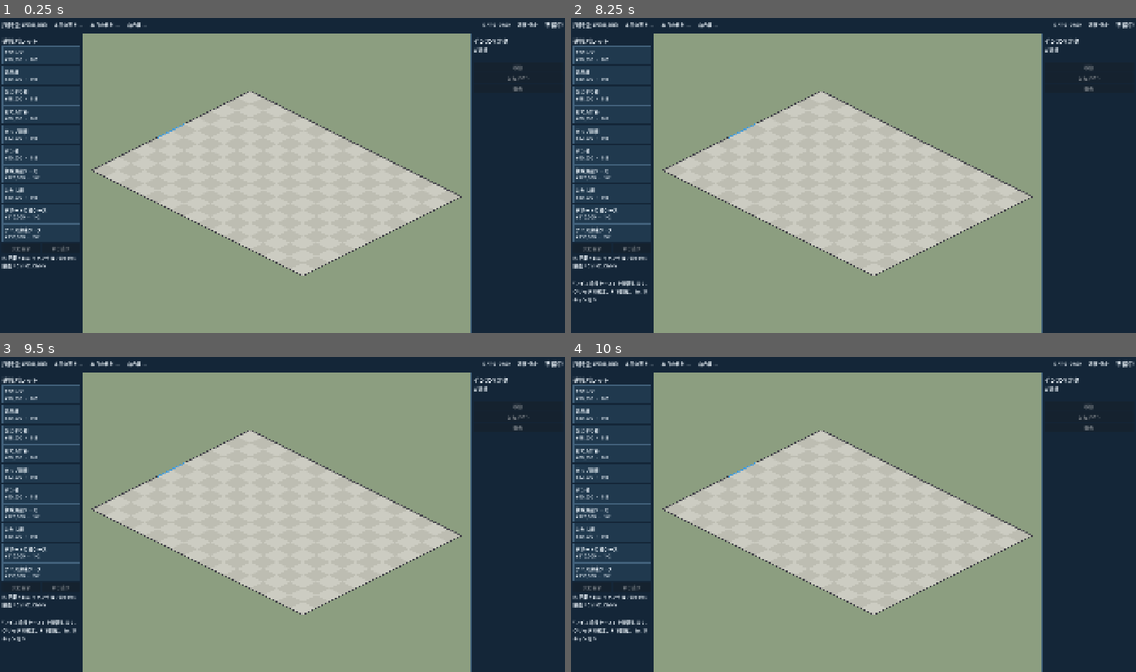
Above: before the commit, frames 1-4 (two rows, left to right).
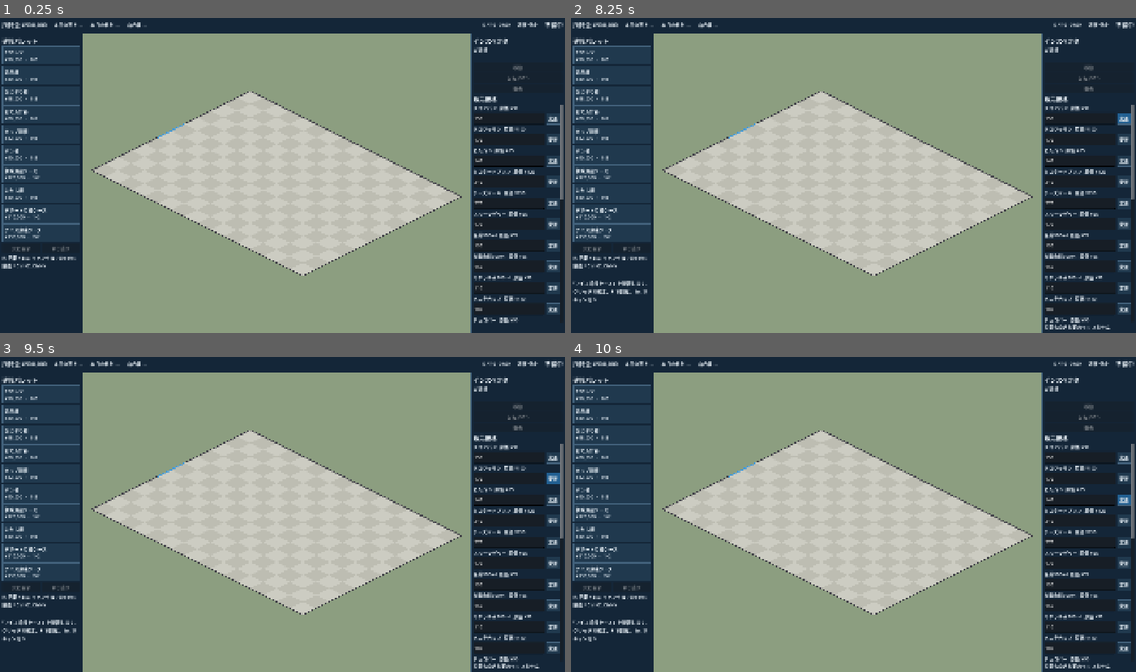
Above: after the commit, the same moments.

Repository: yn217/Convenience_store_Sim
Game: Godot game, scene res://scenes/main/Main.tscn
Same seed, same stepped clock (60 frames per second), same inputs: the game is played once before the commit and once after it.
Inputs (mouse positions are in pixels of both pictures, inside the frame that each line leads up to):
- Up to frame 1 (0.25 s): no input
- Up to frame 2 (8.25 s): click "POSレジ ¥90,000 ・ 1×2" at 0.5 s; click "汎用棚 ¥40,000 ・ 1×2" at 1.25 s; click "おにぎり棚 ¥45,000 ・ 1×2" at 2 s; click "おでん什器 ¥60,000 ・ 1×1" at 2.75 s; click "カップ麺棚 ¥42,000 ・ 1×2" at 3.5 s; click "パン棚 ¥40,000 ・ 1×2" at 4.25 s; click "飲料冷蔵ケース ¥120,000 ・ 1×2" at 5 s; click "おかし棚 ¥40,000 ・ 1×2" at 5.75 s; click "デザート冷蔵ケース ¥110,000 ・ 1×2" at 6.5 s; click "アイス冷凍ケース ¥130,000 ・ 2×2" at 7.25 s; click (1124, 118) at 8 s, where only the run after the commit has a clickable "変更"
- Up to frame 3 (9.5 s): click (553, 479) at 8.75 s, where only the run after the commit has a clickable "変更"
- Up to frame 4 (10 s): click (1124, 498) at 9.5 s, where only the run after the commit has a clickable "変更"

The runs differ from the first frame. In frame 1, 1.9% of the frame differs, in the area x 83-100%, y 24-97%; in frame 2, 2.1%; in frame 3, 2.1%, in the area x 83-100%, y 24-99%; in frame 4, 2.0%.

Commit message:
Add SET_PRICE, price overrides and price editor UI (#10)
Co-Authored-By: Claude Sonnet 5.5 <noreply@anthropic.com>

Diff:
--- a/scenes/main/Main.tscn
+++ b/scenes/main/Main.tscn
@@ -1,10 +1,11 @@
-[gd_scene load_steps=6 format=3]
+[gd_scene load_steps=7 format=3]
 
 [ext_resource type="Script" path="res://scripts/application/app_root.gd" id="1"]
 [ext_resource type="PackedScene" path="res://scenes/store/StoreWorld.tscn" id="2"]
 [ext_resource type="Script" path="res://scripts/presentation/main_layout.gd" id="3"]
 [ext_resource type="Script" path="res://scripts/presentation/game_hud.gd" id="4"]
 [ext_resource type="Script" path="res://scripts/presentation/build_controller.gd" id="5"]
+[ext_resource type="Script" path="res://scripts/presentation/price_controller.gd" id="6"]
 
 [node name="Main" type="Control"]
 layout_mode = 3
@@ -176,5 +177,8 @@
 [node name="BuildController" type="Node" parent="."]
 script = ExtResource("5")
 
+[node name="PriceController" type="Node" parent="."]
+script = ExtResource("6")
+
 [node name="AppRoot" type="Node" parent="."]
 script = ExtResource("1")
--- a/scripts/application/app_root.gd
+++ b/scripts/application/app_root.gd
@@ -35,6 +35,9 @@
 	var builder := get_node_or_null("../BuildController")
 	if builder != null and world != null:
 		builder.setup(self, world, fixtures)
+	var pricer := get_node_or_null("../PriceController")
+	if pricer != null:
+		pricer.setup(self, products)
 	_publish_snapshot()
 
 
@@ -84,6 +87,9 @@
 	var builder := get_node_or_null("../BuildController")
 	if builder != null and builder.has_method("apply_snapshot") and builder.is_node_ready():
 		builder.apply_snapshot(snap)
+	var pricer := get_node_or_null("../PriceController")
+	if pricer != null and pricer.has_method("apply_snapshot") and pricer.is_node_ready() and pricer.get("_products") != null:
+		pricer.apply_snapshot(snap)
 	var hud := get_node_or_null("../Layout/TopHUD")
 	if hud != null and hud.has_method("apply_snapshot"):
 		hud.apply_snapshot(snap)
--- a/scripts/application/game_commands.gd
+++ b/scripts/application/game_commands.gd
@@ -1,13 +1,16 @@
 class_name GameCommands
 extends RefCounted
 ## CommandBus entry point (08 §1.1, §2). Runs in the command phase, so it works while the
-## game clock is stopped (speed 0). Implemented: SET_SPEED and the layout commands
+## game clock is stopped (speed 0). Implemented: SET_SPEED, SET_PRICE and the layout commands
 ## PLACE/MOVE/REMOVE_FIXTURE + UNDO/REDO_LAYOUT. Other kinds return INVALID_OPERATION until
 ## their Issues land. Every command validates first and mutates only when it cannot fail.
 
 const LAYOUT_KINDS: Array[StringName] = [
 	&"PLACE_FIXTURE", &"MOVE_FIXTURE", &"REMOVE_FIXTURE", &"UNDO_LAYOUT", &"REDO_LAYOUT",
 ]
+
+## Sanity ceiling for a typed price; the spec only fixes the lower bound (>= 1).
+const MAX_PRICE_YEN := 99999
 
 var _state: GameState
 
@@ -43,6 +46,8 @@
 			result = _move(command_id, command)
 		&"REMOVE_FIXTURE":
 			result = _remove(command_id, command)
+		&"SET_PRICE":
+			result = _set_price(command_id, command)
 		&"UNDO_LAYOUT":
 			result = _undo(command_id)
 		&"REDO_LAYOUT":
@@ -100,6 +105,27 @@
 		_state.last_nonzero_speed = speed
 	var events: Array[String] = ["%s:SPEED_CHANGED" % command_id]
 	return _commit(command_id, events)
+
+
+# ---------------------------------------------------------------- SET_PRICE
+
+## Allowed in every business state. Only the override map changes: lot costs, open
+## reservations and ledger rows keep the price they were snapshotted with (03).
+func _set_price(command_id: String, command: Dictionary) -> CommandResult:
+	var sku_id = command.get("sku_id")
+	var price = command.get("price_yen")
+	if typeof(sku_id) != TYPE_STRING or not _state.products.has_sku(sku_id):
+		return _fail(&"INVALID_OPERATION", &"sku_unknown")
+	if not _is_int(price) or price < 1 or price > MAX_PRICE_YEN:
+		return _fail(&"INVALID_OPERATION", &"price_invalid")
+	if price == _state.sell_price(sku_id):
+		return _fail(&"INVALID_OPERATION", &"no_change")
+	if price == int(_state.products.get_sku(sku_id)["default_sell_price_yen"]):
+		_state.product_price_overrides.erase(sku_id)
+	else:
+		_state.product_price_overrides[sku_id] = price
+	var events: Array[String] = ["%s:SKU_PRICE_CHANGED" % command_id]
+	return _commit(command_id, events, {"sku_id": sku_id, "price_yen": price})
 
 
 # ---------------------------------------------------------------- PLACE / MOVE / REMOVE
--- a/scripts/application/game_state.gd
+++ b/scripts/application/game_state.gd
@@ -30,6 +30,9 @@
 var inventory_segments: Array[Dictionary] = []
 var reservations: Array[Dictionary] = []
 var next_fixture_seq: int = 0
+## Player sell prices that differ from the SKU default {sku_id: yen}. Never touches lot costs
+## or already snapshotted reservations/ledger rows.
+var product_price_overrides: Dictionary = {}
 
 var store_width: int:
 	get: return grid.width
@@ -54,6 +57,12 @@
 	return s
 
 
+func sell_price(sku_id: String) -> int:
+	if product_price_overrides.has(sku_id):
+		return int(product_price_overrides[sku_id])
+	return int(products.get_sku(sku_id).get("default_sell_price_yen", 0))
+
+
 func snapshot() -> Dictionary:
 	var ids := grid.instances.keys()
 	ids.sort()
@@ -71,6 +80,7 @@
 		"store_height": grid.height,
 		"entrance_tiles": grid.entrance_tiles.duplicate(),
 		"fixtures": placed,
+		"product_price_overrides": product_price_overrides.duplicate(),
 		"shelf_stock": ShelfDisplay.stock_by_slot(inventory_segments),
 		"can_undo": layout_history.can_undo(),
 		"can_redo": layout_history.can_redo(),
--- a/scripts/domain/fixture_catalog.gd
+++ b/scripts/domain/fixture_catalog.gd
@@ -47,6 +47,14 @@
 
 func get_type(type_id: String) -> Dictionary:
 	return types.get(type_id, {})
+
+
+## Can `slot_id` of fixture `type_id` hold this SKU? Category must be allowed and one unit must fit.
+func slot_accepts(type_id: String, slot_id: String, sku: Dictionary) -> bool:
+	for slot in get_type(type_id).get("shelf_slots", []):
+		if slot["slot_id"] == slot_id:
+			return slot["allowed_categories"].has(sku["category"]) and int(slot["capacity_units"]) >= int(sku["slot_units"])
+	return false
 
 
 ## Cross-reference check: every product category must be storable in some fixture
--- a/scripts/presentation/command_messages.gd
+++ b/scripts/presentation/command_messages.gd
@@ -18,6 +18,8 @@
 	&"nothing_to_redo": "やり直す操作がありません",
 	&"no_change": "位置も向きも変わっていません",
 	&"unknown_instance": "対象の什器が見つかりません",
+	&"sku_unknown": "その商品は存在しません",
+	&"price_invalid": "価格は1〜99,999円の整数で入力してください",
 	&"unknown_type_or_rotation": "什器の種類または向きが不正です",
 }
 const BY_CODE := {
--- /dev/null
+++ b/scripts/presentation/price_controller.gd
@@ -0,0 +1,95 @@
+class_name PriceController
+extends Node
+## Sell-price editor (#10): one row per SKU in the inspector. Presentation only; it sends
+## SET_PRICE through AppRoot and never edits GameState. Typed input is parsed here so that
+## obviously malformed text (negative, decimal, letters) never becomes a command.
+
+const MAX_DIGITS := 6
+
+var _app: Node
+var _products: ProductCatalog
+var _rows: Dictionary = {}
+var _status: Label
+var _seq: int = 0
+
+@onready var _body: VBoxContainer = $"../Layout/MainArea/FixtureInspector/Body"
+
+
+## Typed text -> price in yen, or -1 when it is not a plain positive integer.
+static func parse_price_text(text: String) -> int:
+	var t := text.strip_edges().replace(",", "").replace("¥", "")
+	if t.is_empty() or t.length() > MAX_DIGITS or not t.is_valid_int() or t.begins_with("+") or t.begins_with("-"):
+		return -1
+	return maxi(t.to_int(), -1)
+
+
+func setup(app: Node, products: ProductCatalog) -> void:
+	_app = app
+	_products = products
+	var title := Label.new()
+	title.text = "販売価格"
+	title.add_theme_font_size_override("font_size", 20)
+	_body.add_child(title)
+	var scroll := ScrollContainer.new()
+	scroll.size_flags_vertical = Control.SIZE_EXPAND_FILL
+	scroll.custom_minimum_size = Vector2(0, 120)
+	scroll.horizontal_scroll_mode = ScrollContainer.SCROLL_MODE_DISABLED
+	_body.add_child(scroll)
+	var list := VBoxContainer.new()
+	list.size_flags_horizontal = Control.SIZE_EXPAND_FILL
+	scroll.add_child(list)
+	var ids := products.skus.keys()
+	ids.sort()
+	for sku_id in ids:
+		var sku := products.get_sku(sku_id)
+		var name_label := Label.new()
+		name_label.text = "%s  原価 %s" % [sku["display_name"], GameHud.format_yen(sku["purchase_cost_yen"])]
+		name_label.clip_text = true
+		list.add_child(name_label)
+		var row := HBoxContainer.new()
+		var edit := LineEdit.new()
+		edit.size_flags_horizontal = Control.SIZE_EXPAND_FILL
+		edit.text = str(sku["default_sell_price_yen"])
+		edit.select_all_on_focus = true
+		var apply := Button.new()
+		apply.text = "変更"
+		apply.pressed.connect(submit.bind(sku_id, edit))
+		edit.text_submitted.connect(func(_t): submit(sku_id, edit))
+		row.add_child(edit)
+		row.add_child(apply)
+		list.add_child(row)
+		_rows[sku_id] = edit
+	_status = Label.new()
+	_status.autowrap_mode = TextServer.AUTOWRAP_WORD_SMART
+	_body.add_child(_status)
+
+
+func apply_snapshot(snap: Dictionary) -> void:
+	var overrides: Dictionary = snap.get("product_price_overrides", {})
+	for sku_id in _rows:
+		var edit: LineEdit = _rows[sku_id]
+		if edit.has_focus():
+			continue
+		var price: int = int(overrides.get(sku_id, _products.get_sku(sku_id)["default_sell_price_yen"]))
+		edit.text = str(price)
+
+
+func submit(sku_id: String, edit: LineEdit) -> CommandResult:
+	var price := parse_price_text(edit.text)
+	if price < 1:
+		_status.text = CommandMessages.text(&"INVALID_OPERATION", &"price_invalid")
+		_reset(sku_id, edit)
+		return CommandResult.failure(&"INVALID_OPERATION", 0, &"price_invalid")
+	_seq += 1
+	var r: CommandResult = _app.run_command({
+		"command_id": "ui_price_%d" % _seq, "kind": &"SET_PRICE", "sku_id": sku_id, "price_yen": price,
+	})
+	_status.text = "" if r.ok else CommandMessages.text(r.code, r.message_key)
+	if not r.ok:
+		_reset(sku_id, edit)
+	return r
+
+
+func _reset(sku_id: String, edit: LineEdit) -> void:
+	var snap: Dictionary = _app.state.snapshot()
+	edit.text = str(int(snap["product_price_overrides"].get(sku_id, _products.get_sku(sku_id)["default_sell_price_yen"])))
--- /dev/null
+++ b/tests/scene/test_price_ui.gd
@@ -0,0 +1,31 @@
+extends RefCounted
+## Issue #10: price editor in the inspector sends SET_PRICE and rejects malformed input.
+
+
+func test_parse_price_text(t, _tree) -> void:
+	t.eq(PriceController.parse_price_text("180"), 180)
+	t.eq(PriceController.parse_price_text(" ¥1,200 "), 1200)
+	for bad in ["", "abc", "-5", "+5", "1.5", "0", "1234567", "１２"]:
+		t.ok(PriceController.parse_price_text(bad) < 1, "rejects '%s'" % bad)
+
+
+func test_editing_a_price_changes_state_and_shows_errors(t, tree) -> void:
+	var main: Node = load("res://scenes/main/Main.tscn").instantiate()
+	tree.root.add_child(main)
+	await tree.process_frame
+	var pc: Node = main.get_node("PriceController")
+	var app: Node = main.get_node("AppRoot")
+	t.eq(pc._rows.size(), 24, "one row per SKU")
+	var edit: LineEdit = pc._rows["rice_001"]
+	t.eq(edit.text, "150")
+	edit.text = "175"
+	t.ok(pc.submit("rice_001", edit).ok)
+	t.eq(app.state.sell_price("rice_001"), 175)
+	edit.text = "-3"
+	var r: CommandResult = pc.submit("rice_001", edit)
+	t.ok(not r.ok)
+	t.eq(app.state.sell_price("rice_001"), 175, "bad input changes nothing")
+	t.eq(edit.text, "175", "field restored to the real price")
+	t.eq(pc._status.text, CommandMessages.text(&"INVALID_OPERATION", &"price_invalid"))
+	main.queue_free()
+	await tree.process_frame
--- /dev/null
+++ b/tests/unit/test_set_price.gd
@@ -0,0 +1,105 @@
+extends RefCounted
+## Issue #10: SET_PRICE (08 §2), price overrides never touch lots or snapshotted sales,
+## and SKU <-> fixture slot category compatibility.
+
+const Seeds := preload("res://tests/support/test_seeds.gd")
+var _n := 0
+
+
+func _state() -> GameState:
+	var balance = JSON.parse_string(FileAccess.get_file_as_string("res://data/balance/mvp_v1.json"))
+	var fx := FixtureCatalog.from_json_text(FileAccess.get_file_as_string("res://data/fixtures/mvp_v1.json"))
+	var pr := ProductCatalog.from_json_text(FileAccess.get_file_as_string("res://data/products/mvp_v1.json"))
+	return GameState.from_balance(balance, Seeds.SEEDS, fx, pr)
+
+
+func _price(cmds: GameCommands, sku: Variant, price: Variant) -> CommandResult:
+	_n += 1
+	return cmds.execute({"command_id": "p%d" % _n, "kind": &"SET_PRICE", "sku_id": sku, "price_yen": price})
+
+
+func test_price_change_updates_override_and_revision(t, _tree) -> void:
+	var s := _state()
+	var cmds := GameCommands.new(s)
+	t.eq(s.sell_price("rice_001"), 150, "default price")
+	var r := _price(cmds, "rice_001", 180)
+	t.ok(r.ok, "accepted")
+	t.eq(r.new_revision, 1)
+	t.eq(r.event_ids.size(), 1)
+	t.ok(r.event_ids[0].ends_with("SKU_PRICE_CHANGED"))
+	t.eq(s.sell_price("rice_001"), 180)
+	t.eq(s.snapshot()["product_price_overrides"], {"rice_001": 180})
+	t.eq(s.products.get_sku("rice_001")["default_sell_price_yen"], 150, "master untouched")
+	_price(cmds, "rice_001", 150)
+	t.eq(s.product_price_overrides.size(), 0, "returning to the default drops the override")
+
+
+func test_invalid_prices_are_rejected_without_state_change(t, _tree) -> void:
+	var s := _state()
+	var cmds := GameCommands.new(s)
+	for bad in [0, -1, -500, 100000, 1.5, "200", null, true]:
+		var r := _price(cmds, "rice_001", bad)
+		t.ok(not r.ok, "rejects %s" % str(bad))
+		t.eq(r.code, &"INVALID_OPERATION")
+		t.eq(r.message_key, &"price_invalid", "message for %s" % str(bad))
+	t.eq(_price(cmds, "no_such_sku", 100).message_key, &"sku_unknown")
+	t.eq(_price(cmds, 5, 100).message_key, &"sku_unknown")
+	t.eq(_price(cmds, "rice_001", 150).message_key, &"no_change", "same as current price")
+	t.eq(s.revision, 0, "failures never change the revision")
+	t.eq(s.product_price_overrides.size(), 0)
+
+
+func test_same_command_id_is_idempotent(t, _tree) -> void:
+	var s := _state()
+	var cmds := GameCommands.new(s)
+	var c := {"command_id": "dup", "kind": &"SET_PRICE", "sku_id": "rice_001", "price_yen": 170}
+	t.ok(cmds.execute(c).ok)
+	var again := cmds.execute(c)
+	t.eq(again.code, &"ALREADY_APPLIED")
+	t.eq(s.revision, 1)
+
+
+func test_price_can_change_in_every_business_state(t, _tree) -> void:
+	for st in [GameState.SETUP, GameState.OPEN, GameState.CLOSING]:
+		var s := _state()
+		s.business_state = st
+		t.ok(_price(GameCommands.new(s), "drink_001", 200).ok, "state %s" % str(st))
+
+
+func test_existing_lots_and_reservations_keep_their_snapshot(t, _tree) -> void:
+	var s := _state()
+	s.inventory_segments.append({
+		"segment_id": "seg1", "lot_id": "lot1", "sku_id": "rice_001", "unit_cost_yen": 100,
+		"expires_at_sec": 86400, "physical_qty": 5, "reserved_qty": 1, "location": {"kind": "BACKROOM"},
+	})
+	s.reservations.append({
+		"reservation_id": "r1", "customer_id": "c1", "segment_id": "seg1", "qty": 1,
+		"sell_unit_yen_snapshot": 150, "cost_unit_yen_snapshot": 100, "reservation_expires_at_sec": 60,
+	})
+	s.ledger.record("SALE", "sale_1", 150, 0, 10, {"sell_unit_yen": 150})
+	var cash := s.cash_yen
+	var rows: Array = s.ledger.transactions.duplicate(true)
+	t.ok(_price(GameCommands.new(s), "rice_001", 400).ok)
+	t.eq(s.inventory_segments[0]["unit_cost_yen"], 100, "lot cost unchanged")
+	t.eq(s.reservations[0]["sell_unit_yen_snapshot"], 150, "reservation price snapshot unchanged")
+	t.eq(s.cash_yen, cash, "no cash movement")
+	t.eq(s.ledger.transactions, rows, "confirmed ledger rows unchanged")
+	t.eq(s.sell_price("rice_001"), 400, "new sales use the new price")
+
+
+func test_sku_fixture_slot_category_compatibility(t, _tree) -> void:
+	var s := _state()
+	var rice := s.products.get_sku("rice_001")
+	var drink := s.products.get_sku("drink_001")
+	t.ok(s.fixtures.slot_accepts("shelf_onigiri", "row0", rice))
+	t.ok(not s.fixtures.slot_accepts("shelf_onigiri", "row0", drink), "drink not on the onigiri shelf")
+	t.ok(s.fixtures.slot_accepts("fridge_drink", "row0", drink))
+	t.ok(not s.fixtures.slot_accepts("fridge_drink", "row0", rice))
+	t.ok(not s.fixtures.slot_accepts("fridge_drink", "row9", drink), "unknown slot")
+	t.ok(not s.fixtures.slot_accepts("register_basic", "row0", drink), "register has no slots")
+	for sku in s.products.skus.values():
+		var found := false
+		for type_id in s.fixtures.types:
+			for slot in s.fixtures.get_type(type_id)["shelf_slots"]:
+				found = found or s.fixtures.slot_accepts(type_id, slot["slot_id"], sku)
+		t.ok(found, "%s has a home" % sku["sku_id"])
Not shown, added: scripts/presentation/price_controller.gd.uid
Not shown, added: tests/scene/test_price_ui.gd.uid
Not shown, added: tests/unit/test_set_price.gd.uid
